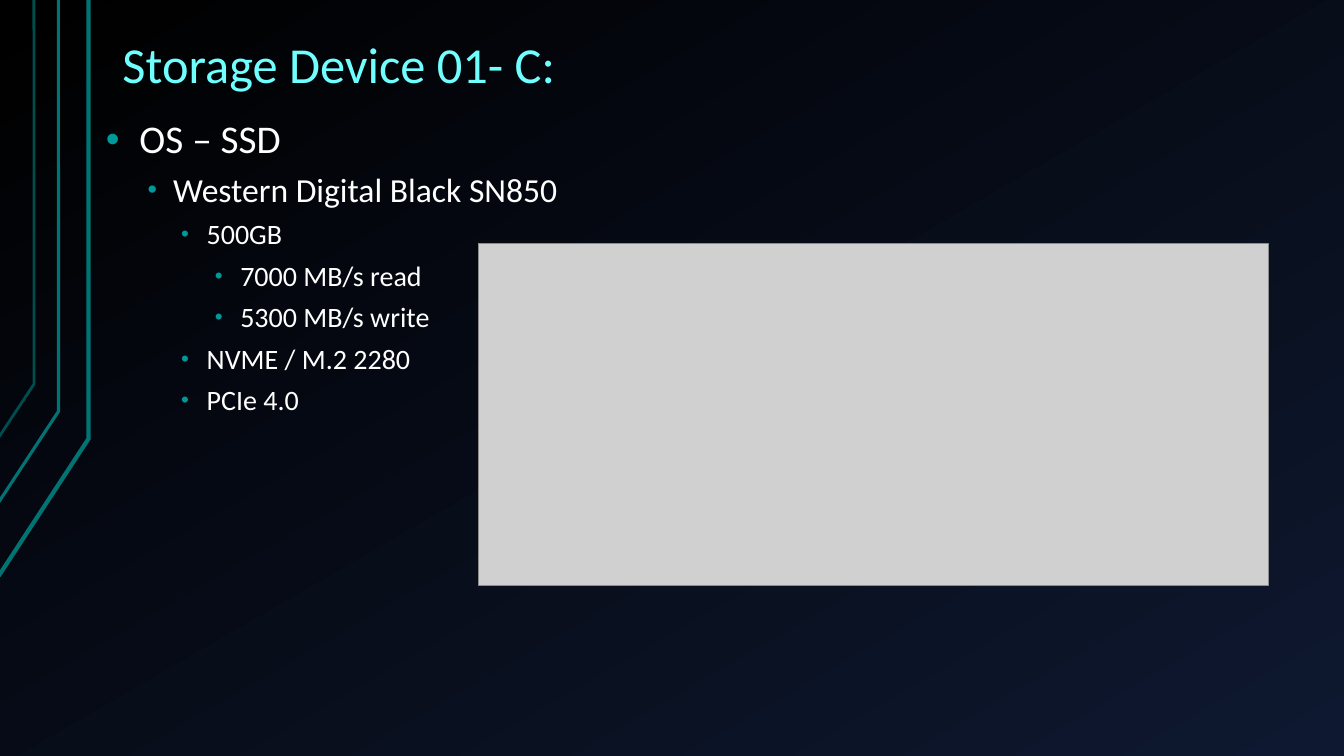
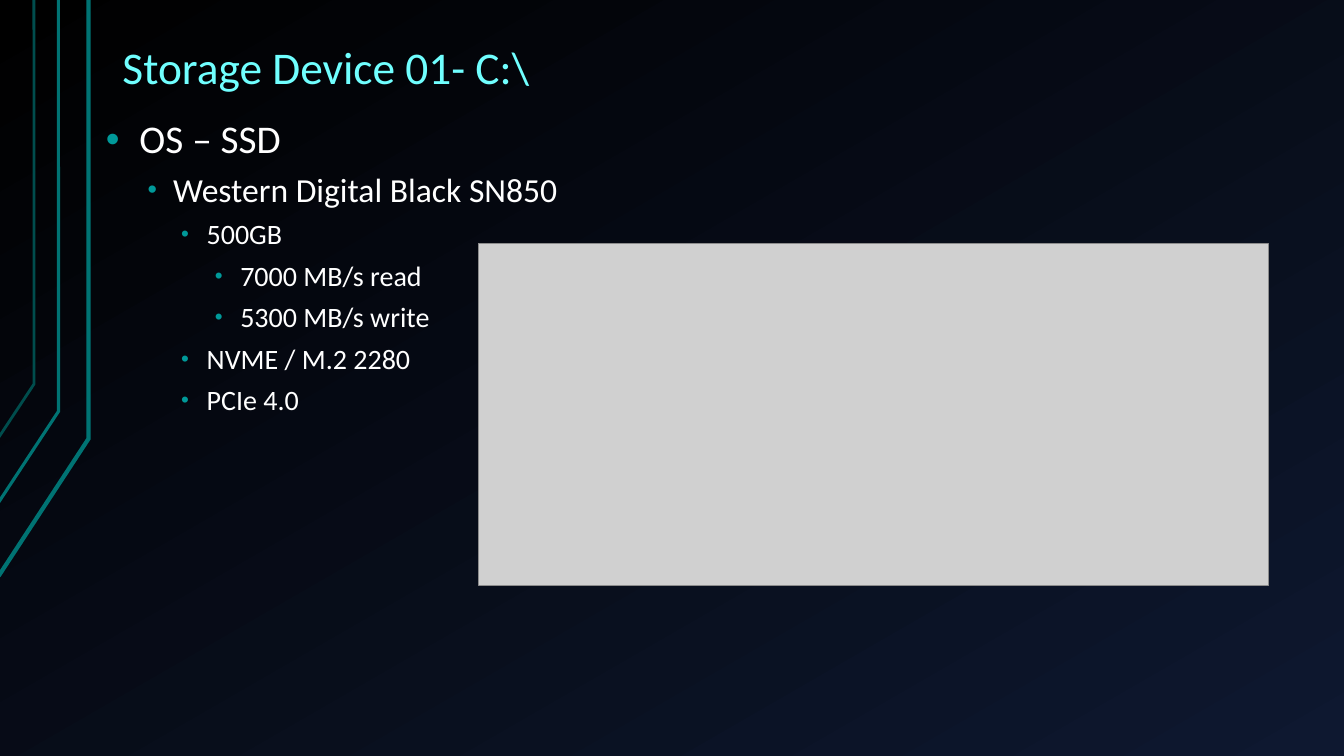
Before and after one commit to Ploppa-Smurph/ctec112_IT_HardwareSupport, a slide deck: slide 10 of buildPC.pptx. Drawn at 1344x756 pixels with LibreOffice and Linux fonts; fonts in the diff are those of the drawing; grey boxes stand for pictures. Boxes give left, top, right and bottom in pixels: in the first picture for what was removed or moved away, otherwise in the second. Text is boxed around its words. In the diff, an @@ line names an element or a change of style, - is before the commit and + after.

```diff
--- a/buildPC.pptx
+++ b/buildPC.pptx
@@ title at box(122, 52, 529, 92): text changed; size 36 to 32.4 pt @@
-Storage Device 01- C:
+Storage Device 01- C:\
```
Also in this commit, not shown: 4 other slides changed.
